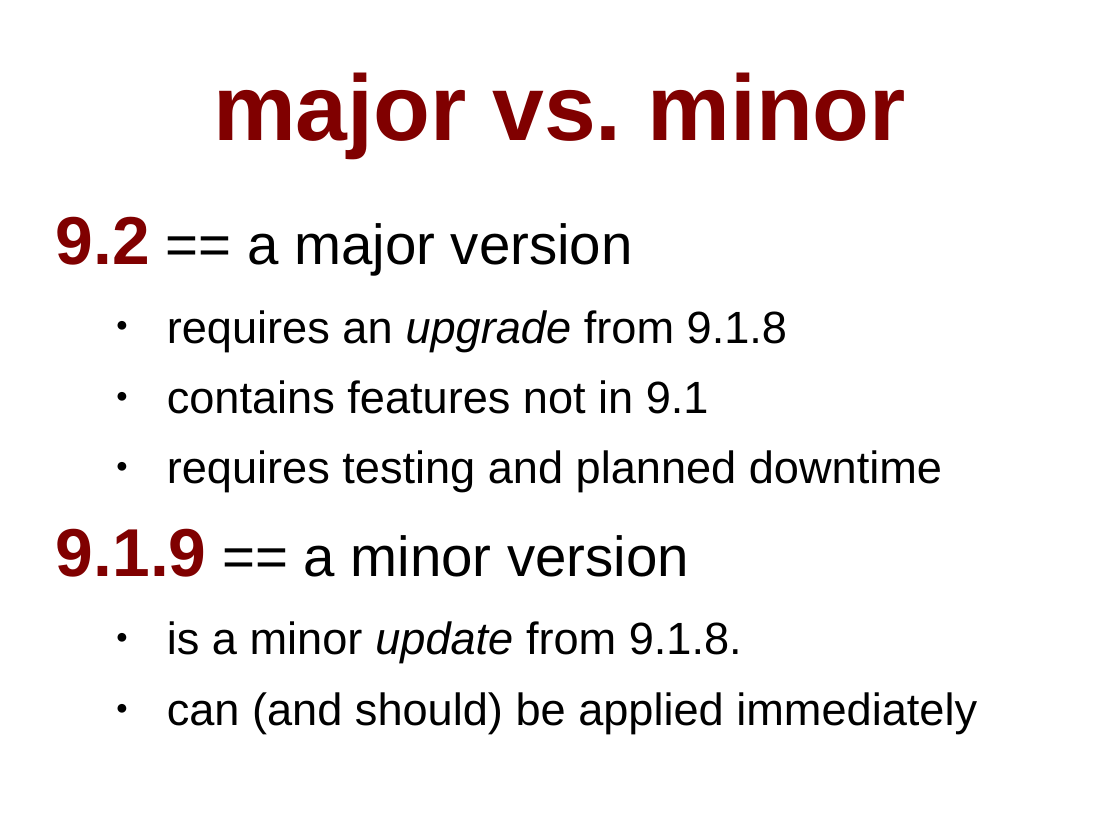
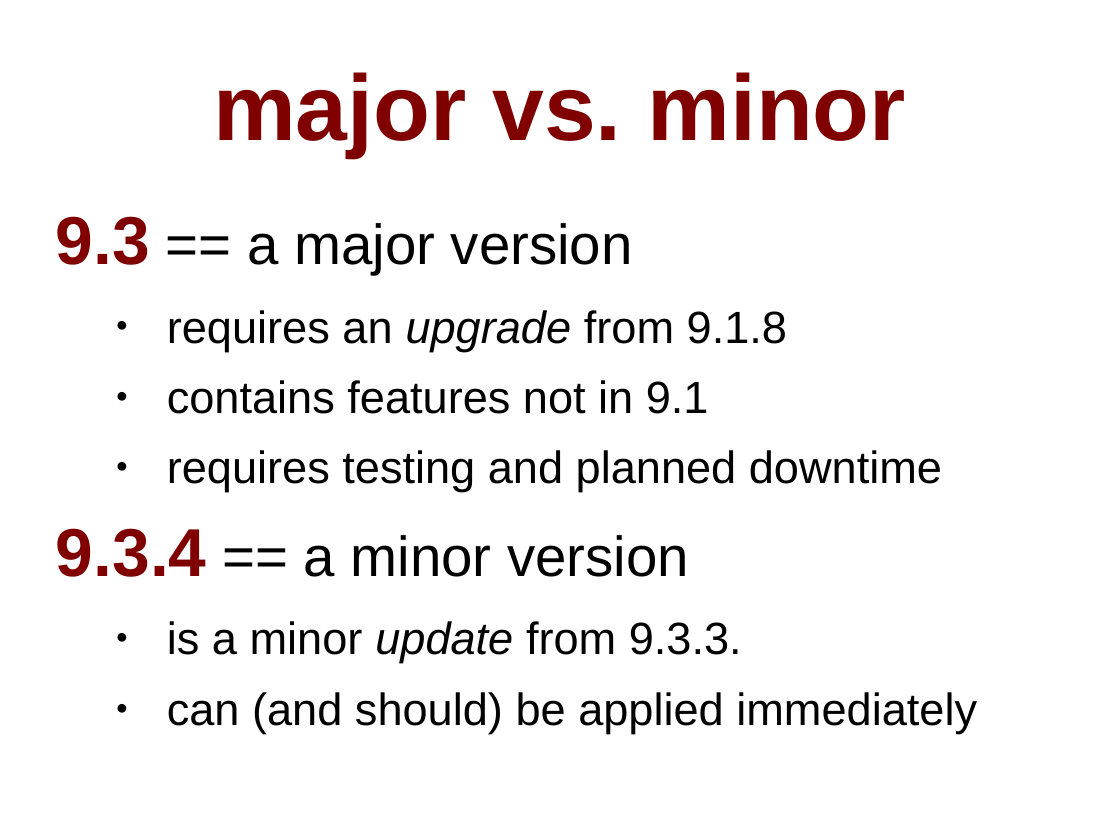
Before and after one commit to pgexperts/accidentalDBA, a slide deck: slide 44 of tutorial/accidental_dba_oscon.odp. Drawn at 1120x840 pixels with LibreOffice and Linux fonts; fonts in the diff are those of the drawing. Boxes give left, top, right and bottom in pixels: in the first picture for what was removed or moved away, otherwise in the second. Text is boxed around its words. In the diff, an @@ line names an element or a change of style, - is before the commit and + after.

```diff
--- a/tutorial/accidental_dba_oscon.odp
+++ b/tutorial/accidental_dba_oscon.odp
@@ text at box(56, 216, 633, 274): text changed @@
-9.2 == a major version
+9.3 == a major version
@@ text at box(56, 528, 742, 663): text changed @@
-9.1.9 == a minor version
-  ● is a minor update from 9.1.8.
+9.3.4 == a minor version
+  ● is a minor update from 9.3.3.
```
Also in this commit, not shown: 5 other slides changed, 11 other files.
